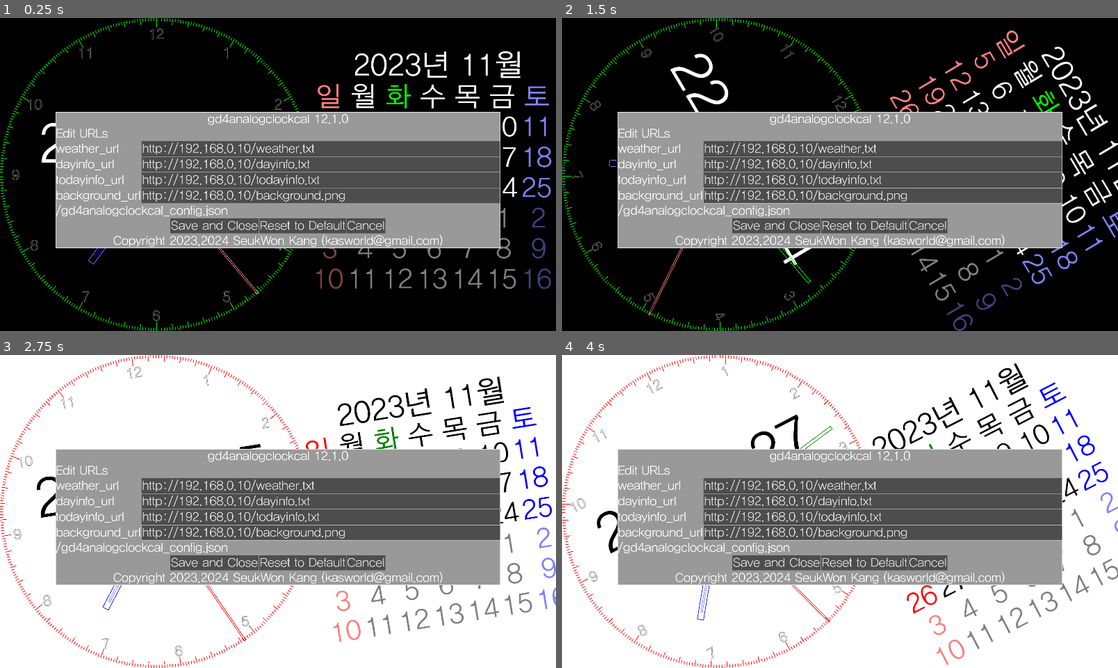
Above: before the commit, frames 1-4 (two rows, left to right).
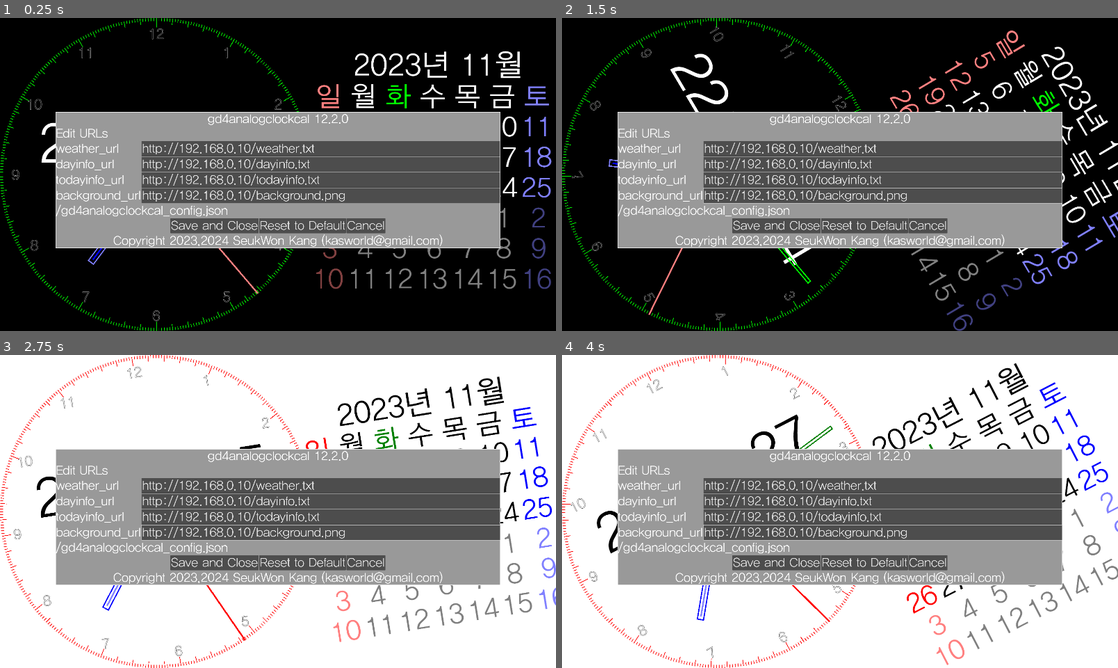
Above: after the commit, the same moments.

Repository: kasworld/gd4analogclockcal
Game: Godot game, scene res://main.tscn
Two runs of this game, one before a commit and one after it. Both use one fixed random seed, a clock stepped at 60 frames per second and the inputs below.
Inputs (mouse positions are in pixels of both pictures, inside the frame that each line leads up to):
- Up to frame 1 (0.25 s): no input
- Up to frame 2 (1.5 s): tap Enter at 0.5, 0.6, 1.35 s; move the mouse to (962, 158) at 0.52 s; click (962, 158) at 0.67 s; move the mouse to (728, 190) at 1.27 s; click (728, 190) at 1.42 s
- Up to frame 3 (2.75 s): move the mouse to (333, 442) at 2.02 s; tap Enter at 2.1 s; click (333, 442) at 2.17 s
- Up to frame 4 (4 s): move the mouse to (812, 574) at 2.77 s; tap Enter at 2.85, 3.6 s; click (812, 574) at 2.92 s; move the mouse to (1006, 558) at 3.52 s; click (1006, 558) at 3.67 s

The runs differ from the first frame. In frame 1, 0.1% of the frame differs, in the area x 15-61%, y 30-89%; in frame 2, 0.2%; in frame 3, 0.2%; in frame 4, 0.2%, in the area x 24-61%, y 22-86%.
Error in both runs: Attempt to call function 'store_line' in base 'null instance' on a null instance. (res://global/config.gd:13)

Commit message:
add colorkey to dial

Diff:
--- a/analog_clock/analog_clock.gd
+++ b/analog_clock/analog_clock.gd
@@ -5,8 +5,8 @@
 # Called when the node enters the scene tree for the first time.
 func init(config :Dictionary, r :float, tz_s :float) -> void:
 	$DialHour.init(r,
-		Dial.LineParams.new( 0.004,Dial.LineAlign.In),
-		Dial.NumberParams.new( 0.9,0.09,4,Dial.NumberType.Hour ),
+		Dial.LineParams.new( 0.004,Dial.LineAlign.In,"dial_line"),
+		Dial.NumberParams.new( 0.9,0.09,4,Dial.NumberType.Hour,"dial_num" ),
 		)
 	$ClockHands.init(r,tz_s)
 
--- a/clock_hands/clock_hands.gd
+++ b/clock_hands/clock_hands.gd
@@ -11,10 +11,10 @@
 # default
 var hands_param = [
 	# hands type, color key,outline w :0 fill,  from, to , width : ratio of clock_R
-	[HandType.Hour, "hour1",4, 0.04,0.7, 0.04],
-	[HandType.Hour, "hour2",4, 0.04,0.65, 0.01],
-	[HandType.Minute, "minute",4, 0.04,0.9, 0.02],
-	[HandType.Second, "second",4, 0.04,1.0, 0.01],
+	[HandType.Hour, "hour1",8, 0.04,0.7, 0.04],
+	[HandType.Hour, "hour2",0, 0.04,0.68, 0.01],
+	[HandType.Minute, "minute",8, 0.04,0.9, 0.02],
+	[HandType.Second, "second",0, 0.04,1.0, 0.01],
 ]
 
 var center_param = [
--- a/dial/dial.gd
+++ b/dial/dial.gd
@@ -8,28 +8,34 @@
 class LineParams:
 	var thick_rate :float
 	var align :LineAlign
+	var colorkey :String
 	func _init(
 		thick_rate :float = 0.004,
-		align :LineAlign = LineAlign.In
+		align :LineAlign = LineAlign.In,
+		colorkey = "dial_line",
 	) -> void:
 		self.thick_rate = thick_rate
 		self.align = align
+		self.colorkey = colorkey
 
 class NumberParams :
 	var radius_rate :float
 	var font_size_rate :float
 	var outline_w :int
 	var type :NumberType
+	var colorkey :String
 	func _init(
 		radius_rate :float = 0.9,
 		font_size_rate :float = 0.09,
 		outline_w :int = 4,
 		type :NumberType = NumberType.Hour,
+		colorkey = "dial_num",
 	)->void:
 		self.radius_rate = radius_rate
 		self.font_size_rate = font_size_rate
 		self.outline_w = outline_w
 		self.type = type
+		self.colorkey = colorkey
 
 var dial_lines :PackedVector2Array =[]
 
@@ -71,7 +77,7 @@
 	var w = main_radius* line_params.thick_rate
 	if w < 1 :
 		w = -1
-	draw_multiline(dial_lines,Global2d.colors.dial_1, w)
+	draw_multiline(dial_lines,Global2d.colors[line_params.colorkey], w)
 
 	var letter_size = number_params.font_size_rate *main_radius
 	var letter_pos_r = number_params.radius_rate *main_radius
@@ -93,10 +99,11 @@
 	var t = "%d" % i
 	var pos = make_pos_by_rad_r(rad, r)
 	var offset = Vector2(-fsize/3.5*t.length(),fsize/3)
+	var co = Global2d.colors[number_params.colorkey]
 	if number_params.outline_w == 0:
-		draw_string(Global2d.font, pos+offset, t, HORIZONTAL_ALIGNMENT_CENTER, -1, fsize, Global2d.colors.dial_num )
+		draw_string(Global2d.font, pos+offset, t, HORIZONTAL_ALIGNMENT_CENTER, -1, fsize, co )
 	else:
-		draw_string_outline(Global2d.font, pos+offset, t, HORIZONTAL_ALIGNMENT_CENTER, -1, fsize,number_params.outline_w, Global2d.colors.dial_num )
+		draw_string_outline(Global2d.font, pos+offset, t, HORIZONTAL_ALIGNMENT_CENTER, -1, fsize,number_params.outline_w, co )
 
 func draw_cross(p :Vector2, l:float, co :Color)->void:
 	draw_line(p + Vector2(-l/2,0),p + Vector2(l/2,0), co,-1 )
--- a/global/global2d.gd
+++ b/global/global2d.gd
@@ -28,7 +28,7 @@
 	center_circle1 = Color.GOLD,
 	center_circle2 = Color.YELLOW,
 	dial_num = Color.WHITE.darkened(0.3),
-	dial_1 = Color.GREEN,
+	dial_line = Color.GREEN,
 }
 var colors_light = 	{
 	weekday = [
@@ -53,7 +53,7 @@
 	center_circle1 = Color.GOLDENROD,
 	center_circle2 = Color.DARK_GOLDENROD,
 	dial_num = Color.BLACK.lightened(0.3),
-	dial_1 = Color.RED,
+	dial_line = Color.RED,
 }
 var colors = colors_dark
 
--- a/main.gd
+++ b/main.gd
@@ -12,7 +12,7 @@
 	"background_url",
 	]
 var config = {
-	"version" : "gd4analogclockcal 12.1.0",
+	"version" : "gd4analogclockcal 12.2.0",
 	"weather_url" : "http://192.168.0.10/weather.txt",
 	"dayinfo_url" : "http://192.168.0.10/dayinfo.txt",
 	"todayinfo_url" : "http://192.168.0.10/todayinfo.txt",
